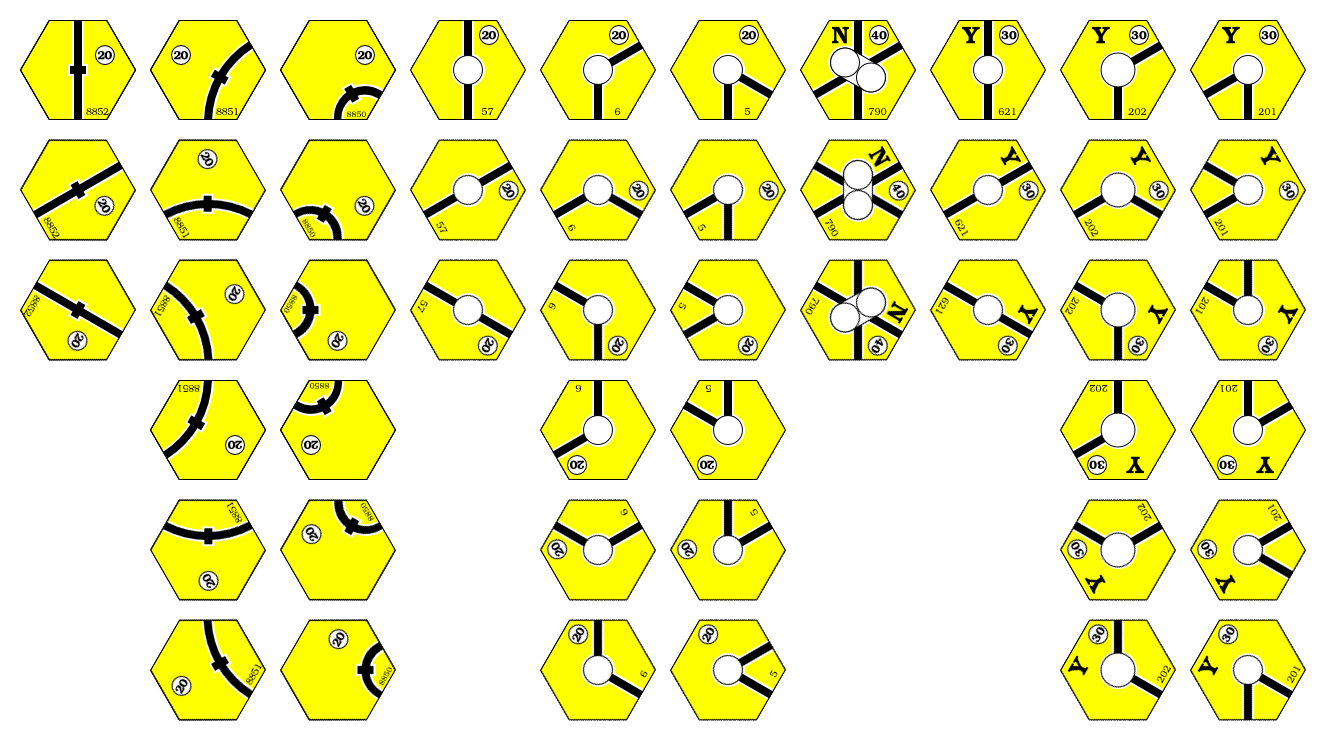
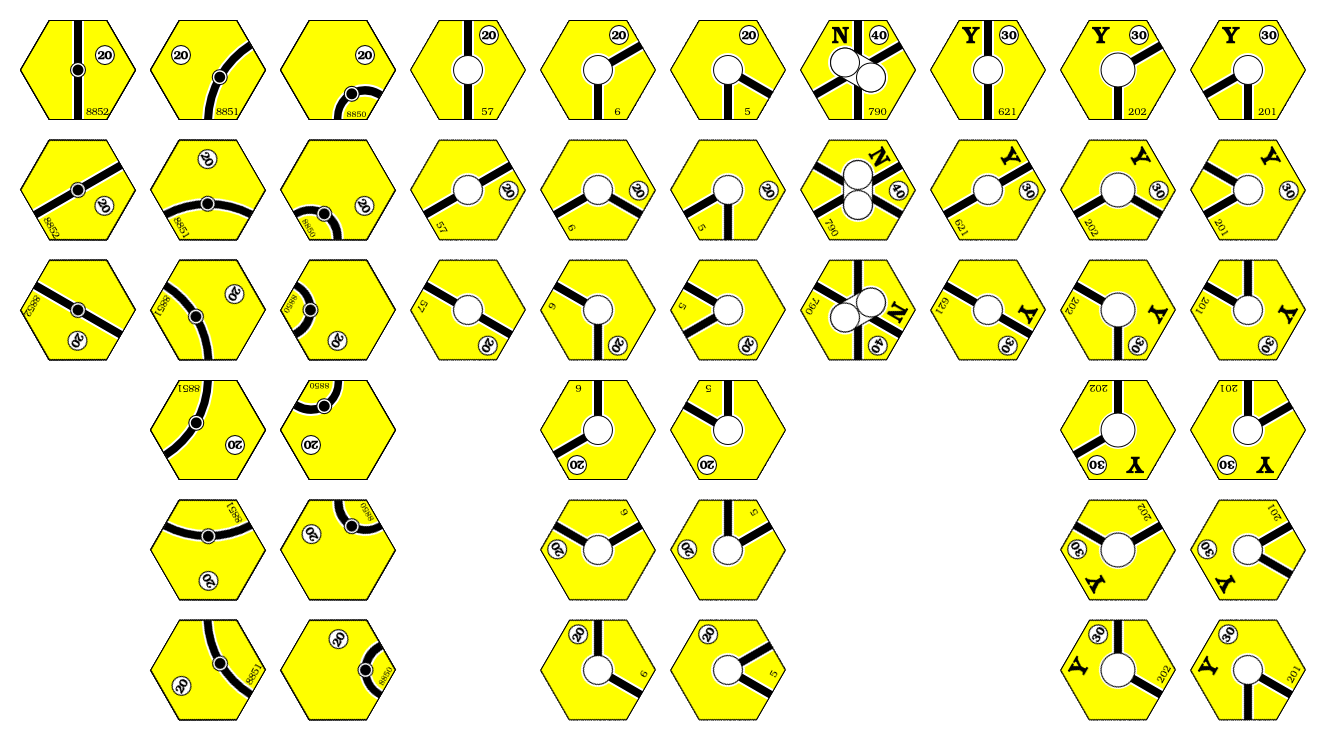
Comparing the layer stacks of the two w=1320, h=740 images. Changes:
painted on "Yellow.png" over left=19, top=20, right=397, bottom=722
